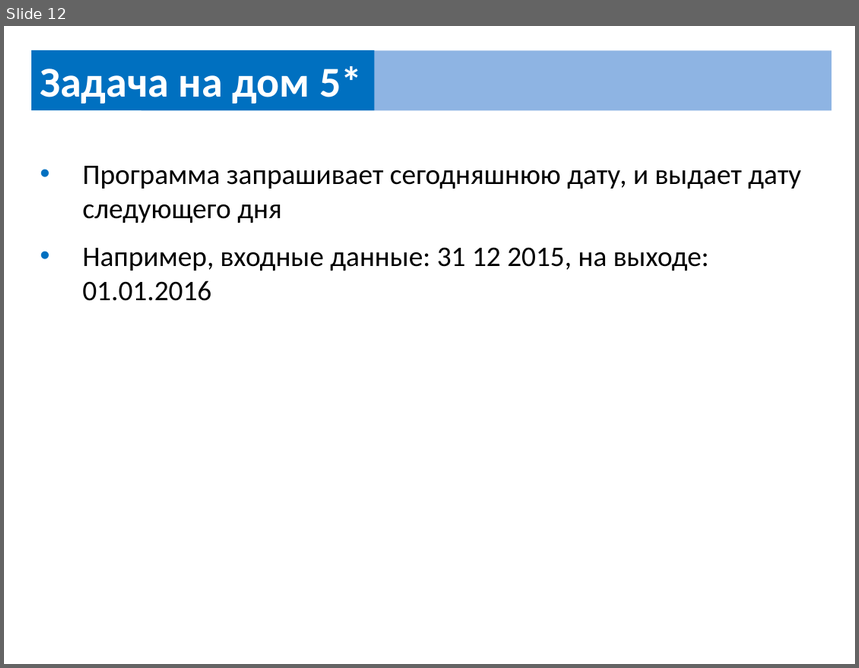
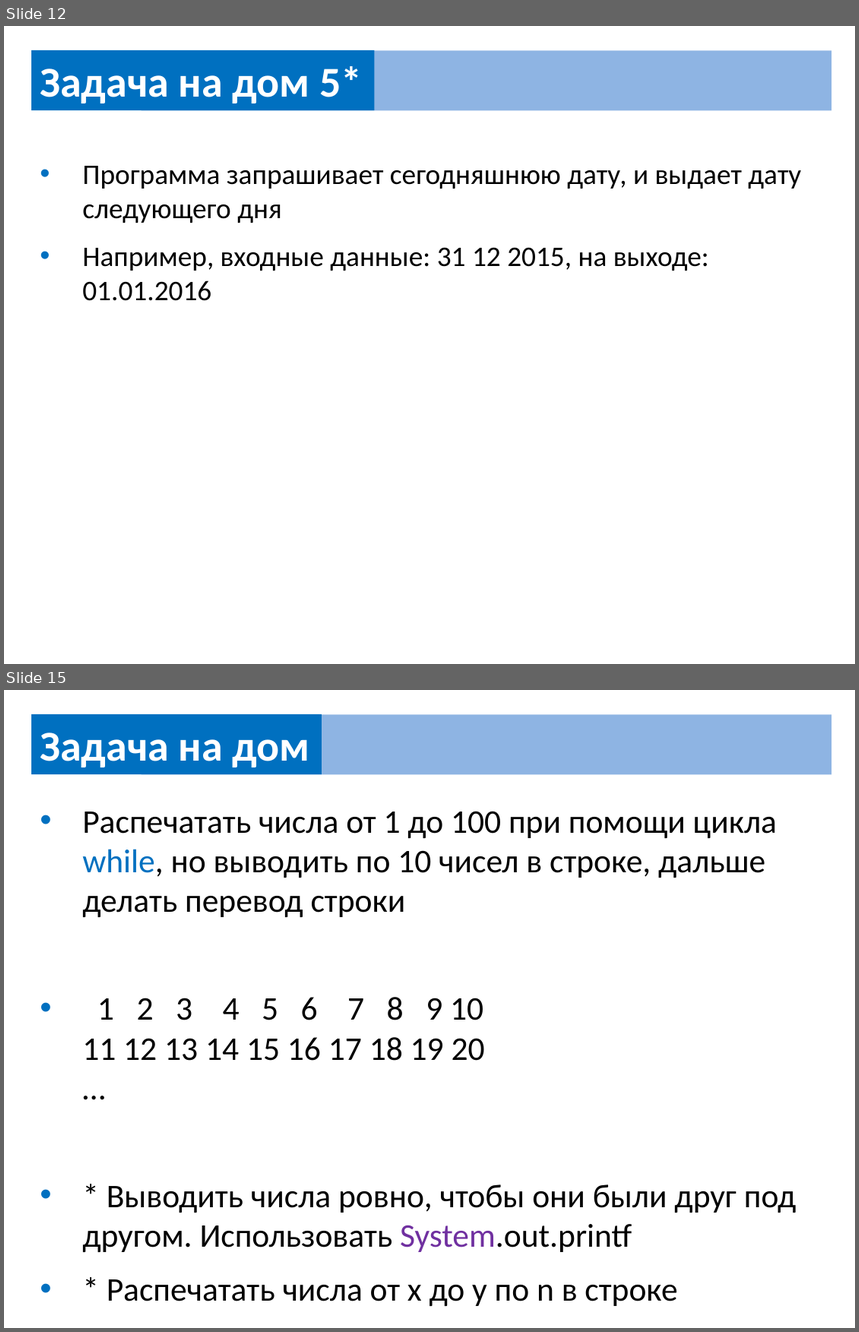
Before and after one commit to UsovaAnna/lesson, a slide deck: src/home/home_work.pptx. Shown one above the other, each under a label of ours: slide 12 before the commit, slides 12 and 15 after it; the slides between them are not shown. The pictures are 859x668 and 859x1332 pixels, drawn with LibreOffice and Linux fonts; fonts in the diff are those of the drawing. Boxes give left, top, right and bottom in pixels: in the first picture for what was removed or moved away, otherwise in the second. Text is boxed around its words. In the diff, an @@ line names an element or a change of style, - is before the commit and + after.

```diff
--- a/src/home/home_work.pptx
+++ b/src/home/home_work.pptx
@@ slide 15 added at [4,690,855,1328], background #FFFFFF @@
@@ rectangle added at [31,714,322,775], fill #0070C0, 36 pt, text #FFFFFF, bold @@
+Задача на дом
@@ rectangle added at [141,714,832,775], fill #8EB4E3 @@
@@ text added at [82,811,797,1306], 28 pt, text #000000 @@
+• Распечатать числа от 1 до 100 при помощи цикла while, но выводить по 10 чисел в строке, дальше делать перевод строки
+• 1 2 3 4 5 6 7 8 9 10
+  11 12 13 14 15 16 17 18 19 20
+  …
+• * Выводить числа ровно, чтобы они были друг под другом. Использовать System.out.printf
+• * Распечатать числа от x до y по n в строке
```
Also in this commit, not shown: 2 other slides added, 1 other file.
